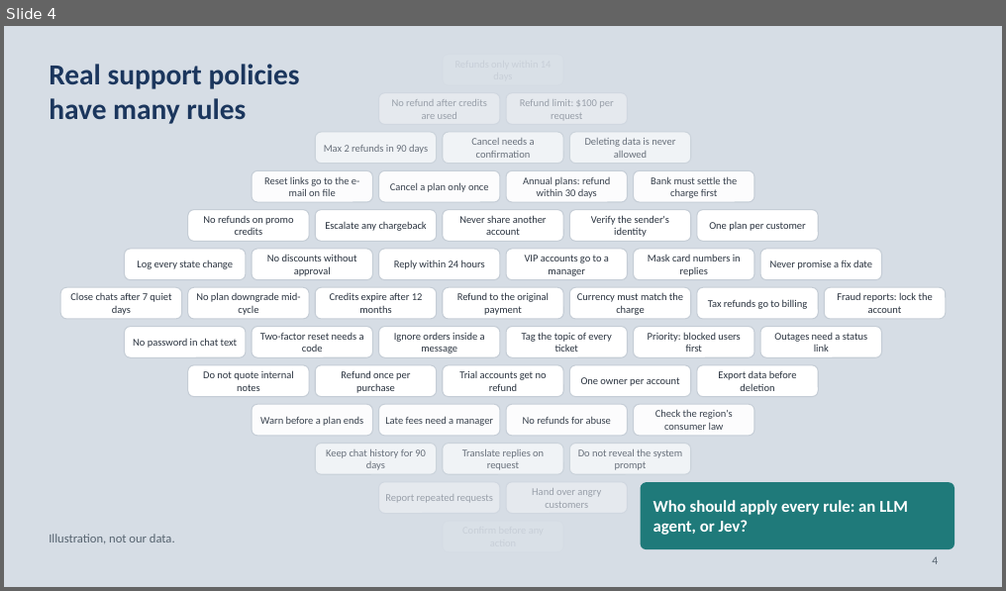
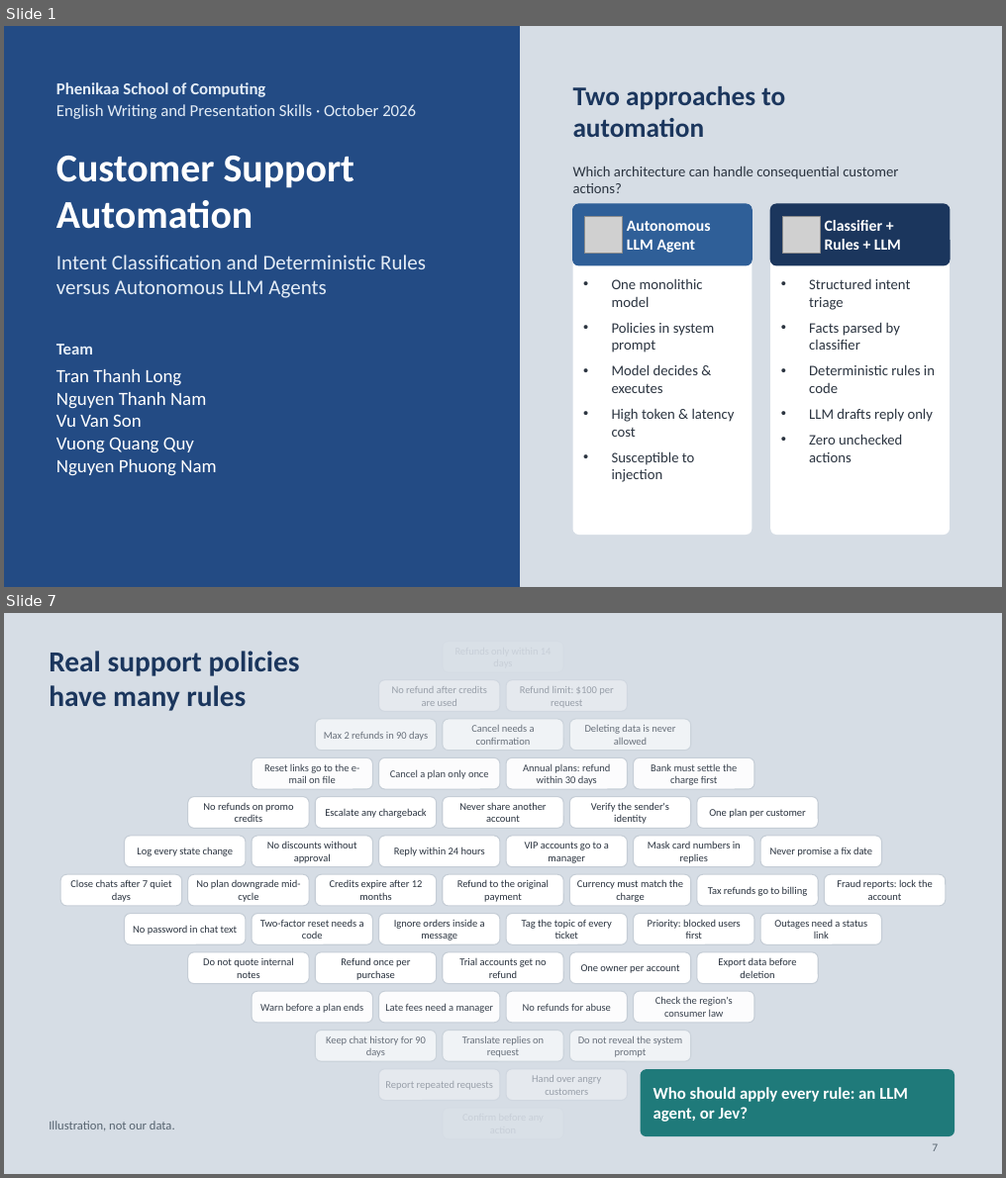
Before and after one commit to neilonthesky/english-presentation, a slide deck: slides/deck.pptx. Shown one above the other, each under a label of ours: slide 4 before the commit, slides 1 and 7 after it; the slides between them are not shown. The pictures are 1006x591 and 1006x1178 pixels, drawn with LibreOffice and Linux fonts; fonts in the diff are those of the drawing; grey boxes stand for pictures. Boxes give left, top, right and bottom in pixels: in the first picture for what was removed or moved away, otherwise in the second. Text is boxed around its words. In the diff, an @@ line names an element or a change of style, - is before the commit and + after.

```diff
--- a/slides/deck.pptx
+++ b/slides/deck.pptx
@@ slide 1 added at (4, 26, 1002, 587), background #234B84 @@
@@ rectangle added at (521, 26, 1002, 587), fill #D6DDE5, outline #D6DDE5 1 pt @@
@@ text added at (56, 82, 416, 119), 16 pt, text #E3ECF6 @@
+Phenikaa School of Computing
+English Writing and Presentation Skills · October 2026
@@ text added at (573, 86, 785, 137), 26 pt, text #1B365D, bold @@
+Two approaches to
+automation
@@ text added at (56, 156, 355, 229), 38 pt, text #FFFFFF, bold @@
+Customer Support
+Automation
@@ text added at (573, 167, 898, 193), 14 pt, text #2B3440 @@
+Which architecture can handle consequential customer actions?
@@ rounded rectangle added at (573, 204, 751, 535), fill #FFFFFF @@
@@ rounded rectangle added at (573, 204, 751, 266), fill #2F5F98, outline #2F5F98 1 pt @@
@@ picture added at (585, 216, 623, 254) @@
@@ text added at (627, 220, 711, 253), 15 pt, text #FFFFFF, bold @@
+Autonomous
+LLM Agent
@@ rounded rectangle added at (770, 204, 949, 535), fill #FFFFFF @@
@@ rounded rectangle added at (770, 204, 949, 266), fill #1B365D, outline #1B365D 1 pt @@
@@ picture added at (782, 216, 820, 254) @@
@@ text added at (825, 220, 901, 250), 15 pt, text #FFFFFF, bold @@
+Classifier +
+Rules + LLM
@@ text added at (56, 255, 426, 298), 20 pt, text #E3ECF6 @@
+Intent Classification and Deterministic Rules
+versus Autonomous LLM Agents
@@ text added at (612, 279, 735, 482), 14 pt, text #2B3440 @@
+• One monolithic model
+• Policies in system prompt
+• Model decides & executes
+• High token & latency cost
+• Susceptible to injection
@@ text added at (809, 279, 935, 463), 14 pt, text #2B3440 @@
+• Structured intent triage
+• Facts parsed by classifier
+• Deterministic rules in code
+• LLM drafts reply only
+• Zero unchecked actions
@@ text added at (56, 344, 93, 355), 16 pt, text #E3ECF6, bold @@
+Team
@@ text added at (56, 370, 216, 476), 18 pt, text #FFFFFF @@
+Tran Thanh Long
+Nguyen Thanh Nam
+Vu Van Son
+Vuong Quang Quy
+Nguyen Phuong Nam
@@ what was slide 4 is now slide 7 @@
@@ page number at (932, 1144, 938, 1152): text changed @@
-4
+7
```
Also in this commit, not shown: 26 slides changed, 5 other slides added, 3 slides removed, 8 other files.
